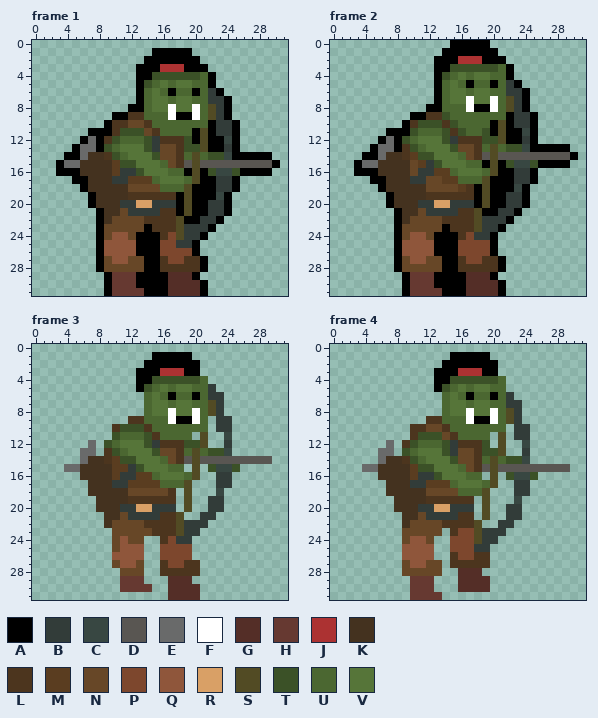
A pixel-art file gets an edit: src/assets/images/own/characters/Orcs.aseprite. The picture above was drawn from the file before the commit.
32x32 pixels, 8 frames. Colours within 5 levels of each other are drawn and written as one. Shown: frame 1, frame 2, frame 3, frame 4. The commit also changed other frames, which this record leaves out.
Visible layers, top first: "Head", "Right Arm", "Torso", "Weapon", "Left Arm", "Legs", "Outline".
Palette (. is transparent): A #000000  B #323c39  C #384742  D #595652  E #696a6a  F #ffffff  G #542e27  H #663931  J #ac3232  K #44321f  L #4c351e  M #5a3d20  N #674727  P #7d472d  Q #8f563b  R #d9a066  S #524b24  T #3b5127  U #4b6731  V #567539
Pixels before, frame 1, first column x 3:
 1 ............AAAAA...........
 2 ...........AAAAAAA..........
 3 ..........AAAJJJAAA.........
 4 ..........AATTTTTTUA........
 5 ..........ATUVUVVUUA........
 6 ..........AUVUAUUAUBA.......
 7 ..........AUVVUVVUUBBA......
 8 .........AAUVVFVVFUSBA......
 9 .......AALLUUUFAAFUSBA......
10 ......ALLNNLUUUUUUUABBA.....
11 ....AAALTTTNLUUUUASABBA.....
12 ...AEALTUUUTBLLLTASAACA.....
13 ..AEEATUVVVTBNNLTTSAABA.....
14 .AAEKKLTUVVVTNNLUSUTTCAAAAA.
15 AEEKKKKMTTVVVUNLDSDDDDDDDDDA
16 AAAKKKKMBBTVVVUUASATCCTAAAA.
17 ..AAKKKBBMMMUVVVUSAABBA.....
18 ...AKKKKKNNNNUUUSAAABBA.....
19 ....AKKKKLLLLLLASAAACA......
20 ....AKKKBBRRBBBASAABBA......
21 .....AKKNBBBBLLASAABBA......
22 .....AKNNNNLLLLSAABBA.......
23 .....ANNNNNALLLSBBBA........
24 .....ANQQNAAALPSBBA.........
25 .....AQQQQAAAPPBBA..........
26 .....AQQQQAAAPPPPA..........
27 .....ANQQNNAALPPLLA.........
28 .....ANNNNNAALLLLLA.........
29 ......AHHHAAAAGGGA..........
30 ......AHHHAAAAGGGGA.........
31 ......AHHHHAAAGGGGA.........
Pixels before, frame 2, first column x 3:
 0 ............AAAAA...........
 1 ...........AAAAAAA..........
 2 ..........AAAJJJAAA.........
 3 ..........AATTTTTTUA........
 4 ..........ATUVUVVUUA........
 5 ..........AUVUAUUAUBA.......
 6 ..........AUVVUVVUUBBA......
 7 ..........AUVVFVVFUSBA......
 8 .........AAUUUFAAFUSBA......
 9 .......AALLTUUUUUUUABBA.....
10 ......ALTTTLTUUUUASABBA.....
11 ....AAATUUUTLTUUTASAACA.....
12 ...AEATUVVVTBLLLTTSAABA.....
13 ..AEEALTUVVVTNNLUSUTTCAAAAA.
14 .AAEKKLMTTVVVUNLDSDDDDDDDDDA
15 AEEKKKKNMBTVVVUUASATCCTAAAA.
16 AAAKKKKNBBMMUVVVUSAABBA.....
17 ..AAKKKBBNNMMUUUSAAABBA.....
18 ...AKKKKKNNNNMLASAAACA......
19 ....AKKKKLLLLLLASAABBA......
20 ....AKKKBBRRBBBASAABBA......
21 .....AKKNBBBBLLSAABBA.......
22 .....AKNNNNLLLLSBBBA........
23 .....ANNNNNALLLSBBA.........
24 .....ANQQNAAALPBBA..........
25 .....AQQQQAAAPPPPA..........
26 .....AQQQQAAAPPPPA..........
27 .....ANQQNNAALPPLLA.........
28 .....ANNNNNAALLLLLA.........
29 ......AHHHAAAAGGGA..........
30 ......AHHHAAAAGGGGA.........
31 ......AHHHHAAAGGGGA.........
Pixels before, frame 3, first column x 4:
 1 ...........AAAAA..........
 2 ..........AAAAAAA.........
 3 .........AAAJJJAA.........
 4 .........AATTTTTTU........
 5 .........ATUVUVVUUB.......
 6 ..........UVUAUUAUBB......
 7 ..........UVVUVVUUSB......
 8 ..........UVVFVVFUSB......
 9 ........LLUUUFAAFU.BB.....
10 ......LTTTLUUUUUUU.BB.....
11 ......TUUUTLUUUU.S..C.....
12 ...E.TUVVVTBLLLTTS..B.....
13 ..EE.LTUVVVTNNLUSUTTC.....
14 ..EKKLMTTVVVUNLDSDDDDDDDDD
15 EEKKKKMMBTVVVUU.S.TCCT....
16 ..KKKKMBBMMUVVVUS..BB.....
17 ...KKKBBMMMMUUUS...BB.....
18 ...KKKKKNNNNNL.S...C......
19 ....KKKKLLLLLL.S..BB......
20 ....KKKBBRRBBB.S..BB......
21 .....KKNBBBBLLS..BB.......
22 .....KNNNNLLLLSBBB........
23 ......NNNNNLLLSBB.........
24 ......NQNN..LPBB..........
25 ......NQQQ..PPPP..........
26 ......QQQQ..PPPP..........
27 ......NQQN..LPPLL.........
28 .......NNN..LLLLL.........
29 .......HHH...GGG..........
30 .......HHHH..GGGG.........
31 .............GGGG.........
Pixels before, frame 4, first column x 4:
 1 ...........AAAAA..........
 2 ..........AAAAAAA.........
 3 .........AAAJJJAA.........
 4 .........AATTTTTTU........
 5 .........ATUVUVVUU........
 6 ..........UVUAUUAUB.......
 7 ..........UVVUVVUUBB......
 8 ..........UVVFVVFUSB......
 9 ........LLUUUFAAFUSB......
10 ......LLNNLUUUUUUU.BB.....
11 ......LTTTNLUUUU.S.BB.....
12 ...E.LTUUUTBLLLT.S..C.....
13 ..EE.TUVVVTBNNLTTS..B.....
14 ..EKKLTUVVVTNNLUSUTTC.....
15 EEKKKKMTTVVVUNLDSDDDDDDDDD
16 ..KKKKMBBTVVVUU.S.TCCT....
17 ...KKKBBMMMUVVVUS..BB.....
18 ...KKKKKNNNNUUUS...BB.....
19 ....KKKKLLLLLL.S...C......
20 ....KKKBBRRBBB.S..BB......
21 .....KKNBBBBLL.S..BB......
22 .....KNNNNLLLLS..BB.......
23 .....NNNNN.LPPSBBB........
24 .....NQQN..PPPSBB.........
25 .....QQQQ..PPPBB..........
26 .....QQQQ..LPPLL..........
27 .....NQQNN.LLLLL..........
28 .....NNNNN..GGG...........
29 ......HHH...GGGG..........
30 ......HHH...GGGG..........
31 ......HHHH................
After:
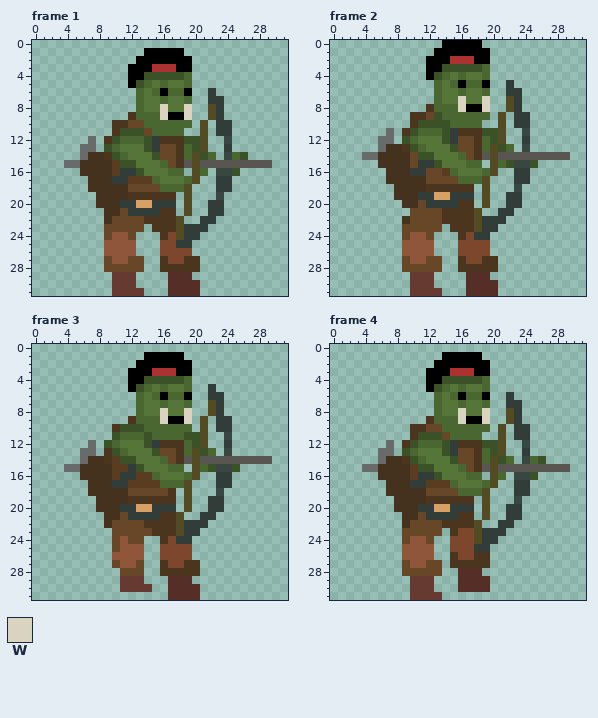
Colours new in this view: W #d9d3c0
Change:
layer "Layer 1" now hidden
Changed rows in their new state; - is an unchanged pixel.
Frame 1:
first column x 3:
 1 -----------A----.-----------
 2 ----------A------.----------
 3 ---------A--J--A-..---------
 4 ---------A-T----U...--------
 5 ---------ATUVUV-U...--------
 6 ----------UVUAU-A..-.-------
 7 ----------UV-UV-U..--.------
 8 ---------.UV-WV-W..--.------
 9 -------..-U--WA-W..--.------
10 ------.----U-----.S.--.-----
11 ----...-----U---..-.--.-----
12 ---.-.-----------T-..-.-----
13 --.--.----------U--..-.-----
14 -..---------------TU.-UT...-
15 .--------------------------.
16 ...-------------.-U.---....-
17 --..--------------..--.-----
18 ---.-------------...--.-----
19 ----.----------.-...-.------
20 ----.----------.-..--.------
21 -----.---------.-..--.------
22 -----.----------..--.-------
23 -----.-----.-------.--------
24 -----.----...-----.---------
25 -----.----...----.----------
26 -----.----...----.----------
27 -----.-----..-----.---------
28 -----.-----..-----.---------
29 ------.---....---.----------
30 ------.---....----.---------
31 ------.----...----.---------
Frame 2:
first column x 3:
 0 -----------A----.-----------
 1 ----------A------.----------
 2 ---------A--J--A-..---------
 3 ---------A-T----U...--------
 4 ---------ATUVUV-U...--------
 5 ----------UVUAU-A..-.-------
 6 ----------UV-UV-U..--.------
 7 ----------UV-WV-W..--.------
 8 ---------LU--WA-W..--.------
 9 -------LLNTU-----.S.--.-----
10 ------.----TU---..-.--.-----
11 ----E.L-----BLLL-T-..-.-----
12 ---E-.-------NN-U--..-.-----
13 --.-KK------------TU.-.....-
14 -EEK--KN-------------------.
15 ...-----B-------.-U----....-
16 ....---B-NN-------..--.-----
17 --..---KK--NN----...--.-----
18 ---..----LLLLL-.-...-.------
19 ----.---BBRRBBB.-..--.------
20 ----..--N-BB-LL.-..--.------
21 -----..N-NNLL---..--.-------
22 -----.-------------.--------
23 -----.-----.------.---------
24 -----.----...----.----------
25 -----.----...----.----------
26 -----.----...----.----------
27 -----.-----..-----.---------
28 -----.-----..-----.---------
29 ------.---....---.----------
30 ------.---....----.---------
31 ------.----...----.---------
Frame 3, layers "Head", "Left Arm":
first column x 12:
 1 --A----.----
 2 -A------.---
 3 A--J--A-.---
 4 A-T----U..--
 5 ATUVUV-U..--
 6 -UVUAU-A..--
 7 -UV-UV-U..--
 8 -UV-WV-W..--
 9 -U--WA-W.S--
10 --U-----.S--
11 ---U---TT---
12 -------U----
13 ---------TU.
15 ---------U--
Frame 4, layers "Head", "Left Arm":
first column x 12:
 1 --A----.-------
 2 -A------.------
 3 A--J--A-.------
 4 A-T----U..-----
 5 ATUVUV-U..-----
 6 -UVUAU-A..-----
 7 -UV-UV-U..-----
 8 -UV-WV-W..-----
 9 -U--WA-W..-----
10 --U-----.S-----
11 ---U---.-------
12 --------T------
13 -------U-------
14 ---------TU.-UT
16 ---------U.----
Boxes around the changes in both pictures, in picture pixels (x1, y1, x2, y2):
changed: (56, 48, 280, 296)
changed: (354, 40, 578, 296)
changed: (128, 352, 224, 472)
changed: (426, 352, 546, 480)
